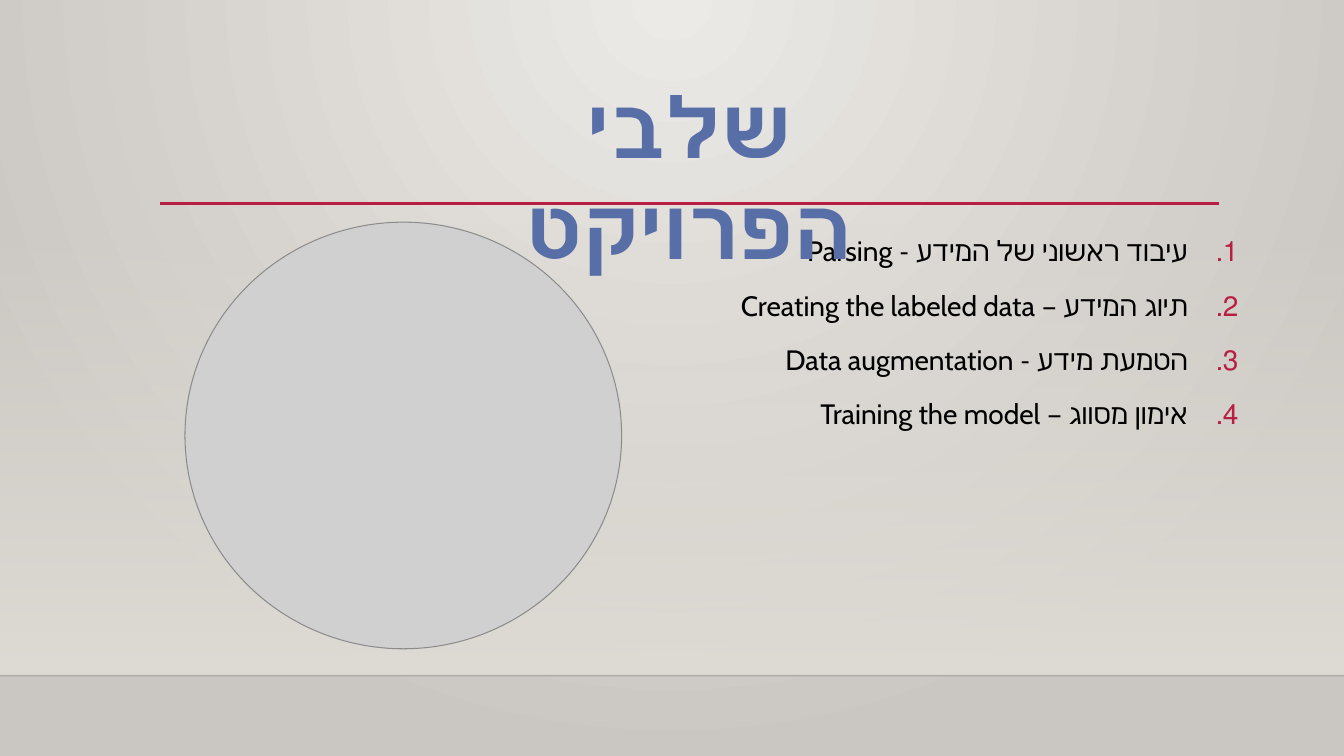
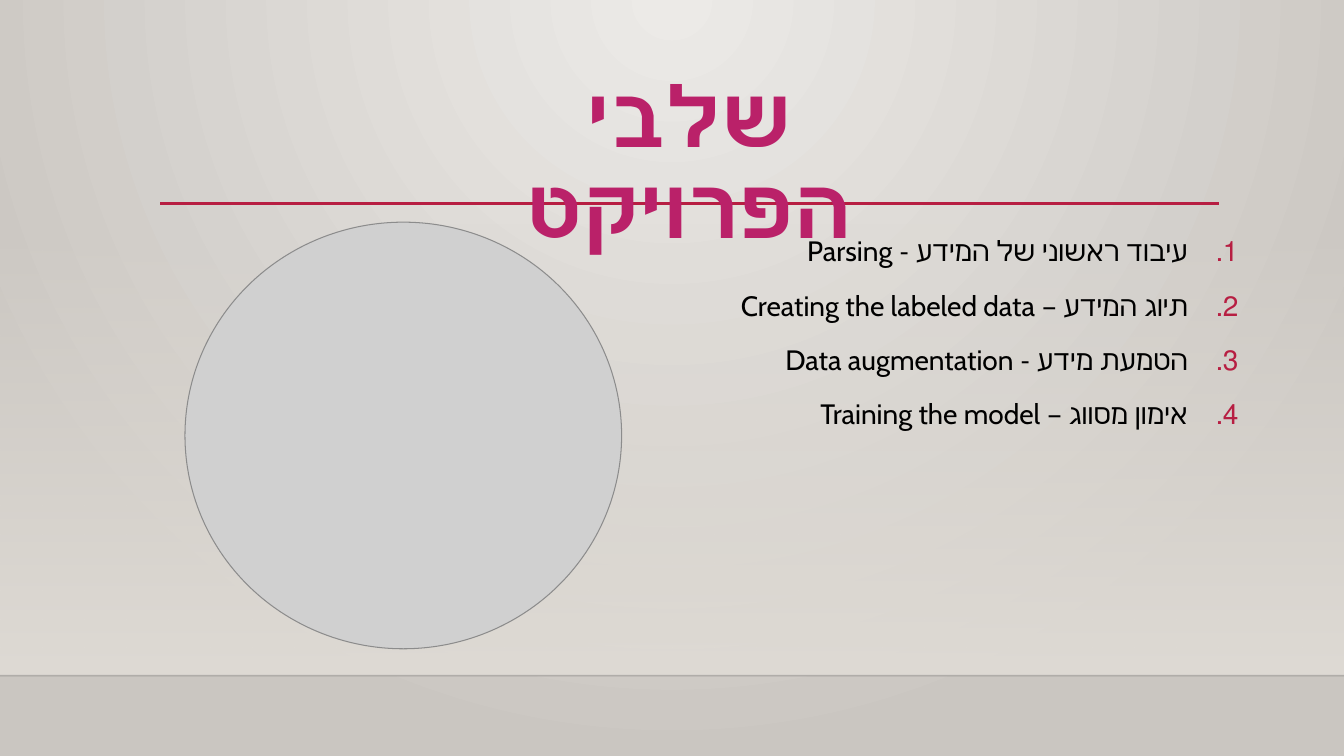
Before and after one commit to TechnionTDK/regex-ml, a slide deck: slide 4 of Presentation.pptx. Drawn at 1344x756 pixels with LibreOffice and Linux fonts; fonts in the diff are those of the drawing; grey boxes stand for pictures; background and template pictures are left out. Boxes give left, top, right and bottom in pixels: in the first picture for what was removed or moved away, otherwise in the second. Text is boxed around its words. In the diff, an @@ line names an element or a change of style, - is before the commit and + after.

```diff
--- a/Presentation.pptx
+++ b/Presentation.pptx
@@ text "שלבי הפרויקט": place and size @@
-text "שלבי הפרויקט" at [527,95,852,282]
+text "שלבי הפרויקט" at [527,84,852,261]
@@ text "שלבי הפרויקט" at [527,84,852,261]: text colour #586EA6 to #BA2169; line spacing 1 to 0.9 @@
```
Also in this commit, not shown: 12 other slides changed, 4 slides added, 5 slides removed.
